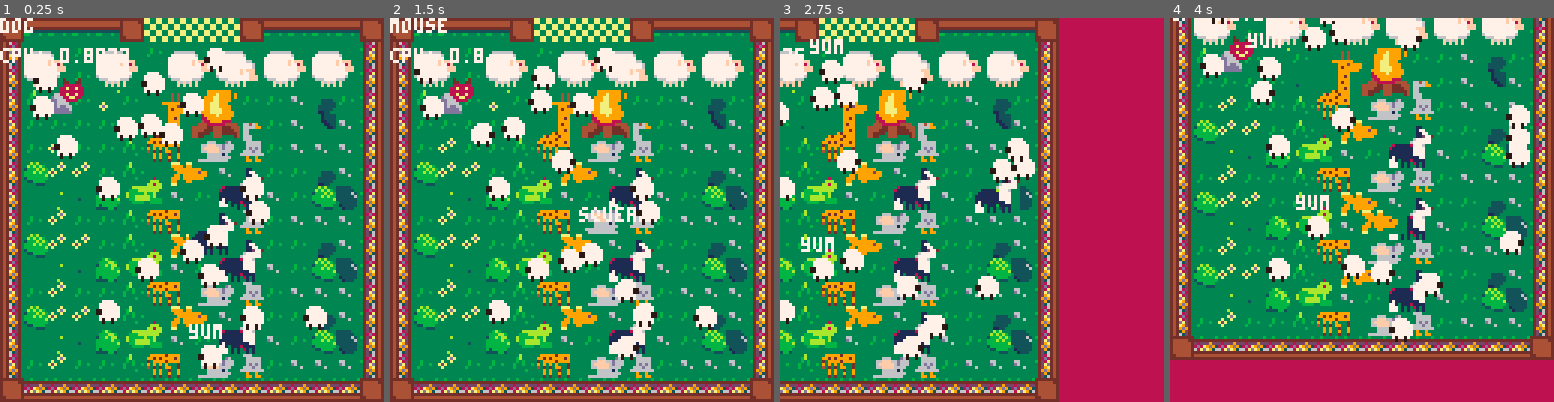
Above: before the commit, frames 1-4 (left to right).
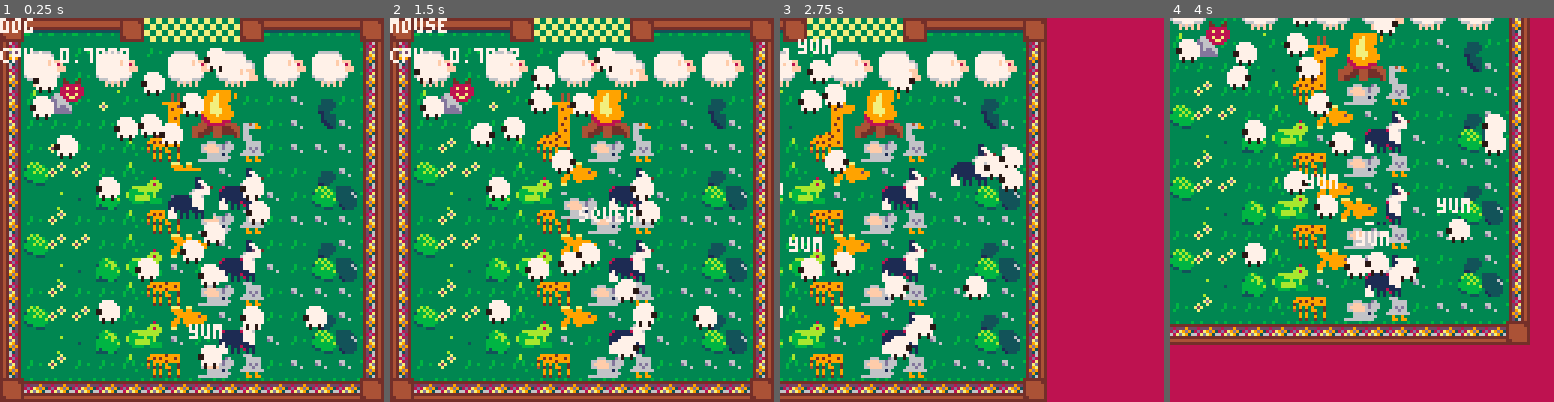
Above: after the commit, the same moments.

Repository: kitasuna/sheepdoggin
Game: PICO-8 cartridge sheepdoggin.p8
Two runs of this game, one before a commit and one after it. Both use one fixed random seed, a clock stepped at 60 frames per second and the inputs below.
Inputs:
- Up to frame 1 (0.25 s): no input
- Up to frame 2 (1.5 s): tap X (X key) at 0.33, 1.07 s; tap O (Z key) at 0.7 s
- Up to frame 3 (2.75 s): hold Right 1.6-2.1 s; tap O (Z key) at 1.7, 2.1, 2.5 s; tap X (X key) at 1.85 s; hold Up 2.15-2.42 s; hold Right from 2.47 s (still down)
- Up to frame 4 (4 s): tap O (Z key) at 2.9, 3.3, 3.7 s; tap X (X key) at 2.97 s; release Right at 3.03 s; hold Left 3.08-3.58 s; hold Down 3.63-3.97 s

The runs differ from the first frame. In frame 1, 1.6% of the frame differs, in the area x 21-62%, y 8-62%; in frame 2, 1.0%; in frame 3, 35%; in frame 4, 58%, in the area x 0-100%, y 0-90%.

Commit message:
Animals with varying collision boxes.

Diff:
--- a/player.lua
+++ b/player.lua
@@ -5,6 +5,7 @@
     acc = 0.25,
     max_dx = 1,
     max_dy = 1,
+    radius = 6,
     waddle = 0,
     sprite = {
       topLeft = 45,
@@ -20,6 +21,7 @@
     acc = 0.5,
     max_dx = 2,
     max_dy = 2,
+    radius = 4,
     waddle = 0,
     sprite = {
       topLeft = 9,
@@ -35,6 +37,7 @@
     acc = 0.15,
     max_dx = 0.75,
     max_dy = 0.75,
+    radius = 3,
     waddle = 0.6,
     sprite = {
       topLeft = 1,
@@ -50,6 +53,7 @@
     acc = 0.10,
     max_dx = 3,
     max_dy = 3,
+    radius = 4,
     waddle = 0,
     sprite = {
       topLeft = 41,
@@ -134,16 +138,15 @@
 
   self.dx = mid(-self.behavior.max_dx, self.dx, self.behavior.max_dx)
   self.dy = mid(-self.behavior.max_dy, self.dy, self.behavior.max_dy)
-  -- self.x += self.dx
-  -- self.y += self.dy
+  -- dx and dy are applied in :resolve
   self.behavior = animal_behavior[self.mask]
 end
 
 function player:draw()
     spr(
       self.behavior.sprite.topLeft,
-      self.x,
-      self.y,
+      self.x - self.behavior.sprite.w * 8 / 2,
+      self.y - self.behavior.sprite.h * 8 + 4,
       self.behavior.sprite.w,
       self.behavior.sprite.h
     )
@@ -155,14 +158,12 @@
 
 function player:collisionCirc()
     local pos = v2(self.x, self.y)
-    -- update this 4,4 if we change player sprite size
-    return Circ.fromCenterRadius(pos:add(v2(4,4)),4)
+    return Circ.fromCenterRadius(pos, self.behavior.radius)
 end
 
 function player:influenceCirc()
     local pos = v2(self.x, self.y)
-    -- update this 4,4 if we change player sprite size
-    return Circ.fromCenterRadius(pos:add(v2(4,4)),14)
+    return Circ.fromCenterRadius(pos, 14)
 end
 
 function player:intention()
